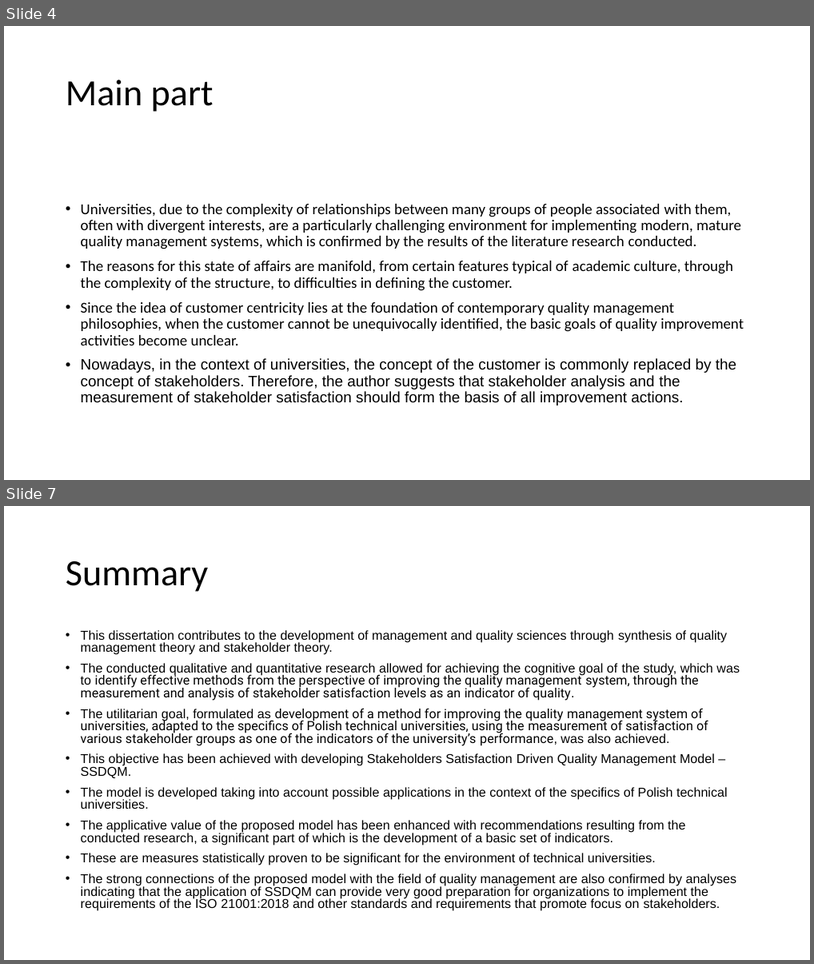
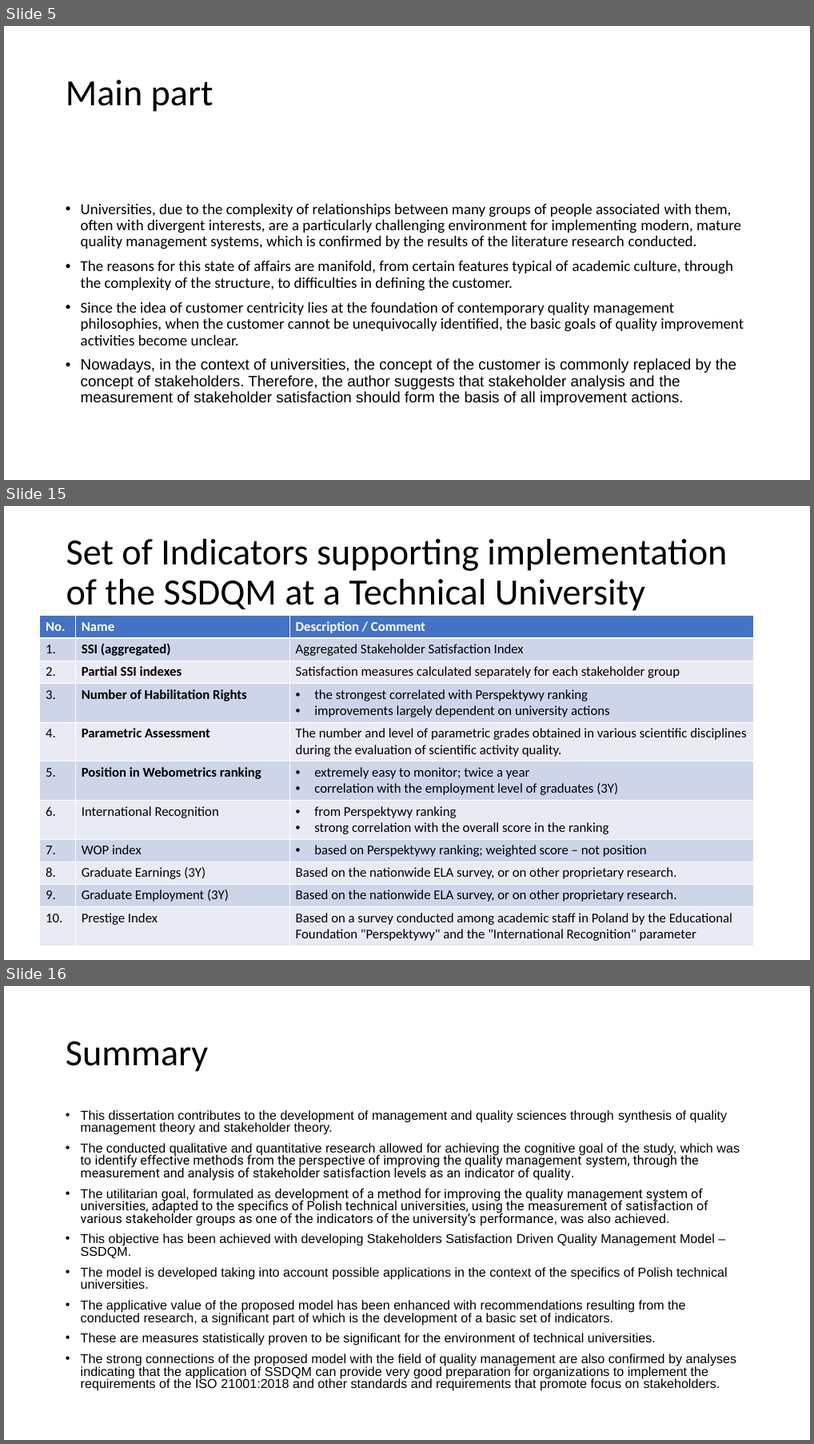
Before and after one commit to JeanPaulSzefler/doktorat_git, a slide deck: Egzaminy doktorskie/angielski/SSI_forHEI_QMS.pptx. Shown one above the other, each under a label of ours: slides 4 and 7 before the commit, slides 5, 15 and 16 after it; the slides between them are not shown. The pictures are 814x964 and 814x1444 pixels, drawn with LibreOffice and Linux fonts; fonts in the diff are those of the drawing. Boxes give left, top, right and bottom in pixels: in the first picture for what was removed or moved away, otherwise in the second. Text is boxed around its words. In the diff, an @@ line names an element or a change of style, - is before the commit and + after.

```diff
--- a/Egzaminy doktorskie/angielski/SSI_forHEI_QMS.pptx
+++ b/Egzaminy doktorskie/angielski/SSI_forHEI_QMS.pptx
@@ slide 15 added at [4,506,810,960], background #FFFFFF @@
@@ title added at [66,539,727,611], 44 pt, text #000000 @@
+Set of Indicators supporting implementation of the SSDQM at a Technical University
@@ table added at [40,616,754,944], 11 rows, 3 columns @@
+No. | Name | Description / Comment
+1. | SSI (aggregated) | Aggregated Stakeholder Satisfaction Index
+2. | Partial SSI indexes | Satisfaction measures calculated separately for each stakeholder group
+3. | Number of Habilitation Rights | the strongest correlated with Perspektywy ranking / improvements largely dependent on university actions
+4. | Parametric Assessment | The number and level of parametric grades obtained in various scientific disciplines during the evaluation of scientific activity quality.
+5. | Position in Webometrics ranking | extremely easy to monitor; twice a year / correlation with the employment level of graduates (3Y)
+6. | International Recognition | from Perspektywy ranking / strong correlation with the overall score in the ranking
+7. | WOP index | based on Perspektywy ranking; weighted score – not position
+8. | Graduate Earnings (3Y) | Based on the nationwide ELA survey, or on other proprietary research.
+9. | Graduate Employment (3Y) | Based on the nationwide ELA survey, or on other proprietary research.
+10. | Prestige Index | Based on a survey conducted among academic staff in Poland by the Educational Foundation "Perspektywy" and the "International Recognition" parameter
@@ what was slide 4 is now slide 5 @@
@@ what was slide 7 is now slide 16 @@
```
Also in this commit, not shown: 4 slides changed, 9 other slides added, 14 other files.
